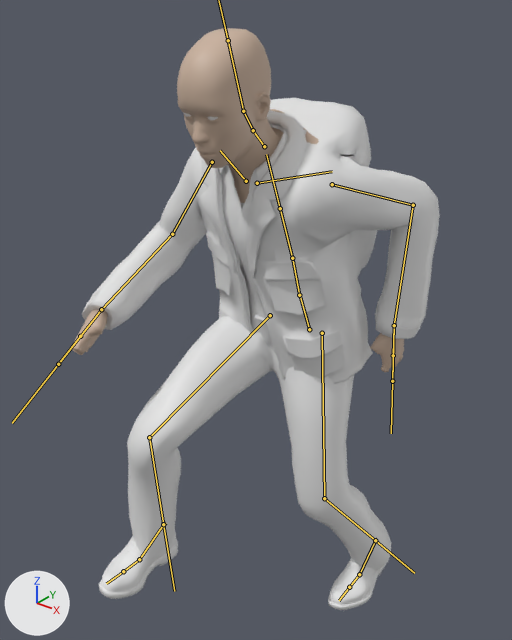
What one commit did to the FBX model Assets/blackwhite-side-scroller/hero.fbx.
Rendered twice from a 50 mm camera at (1.002, -1.393, 1.75) aimed at (-0.04, -0.09, 0.943). The lights are fixed; the arrows at lower left show +X, +Y and +Z. Both versions are drawn at frame 6 of the action 'metarig|ClimbVeryLow'; the numbers are the values there. The bones that bend it are drawn over the model as lines.

Objects in the first picture: 'makehuman_character-base'.
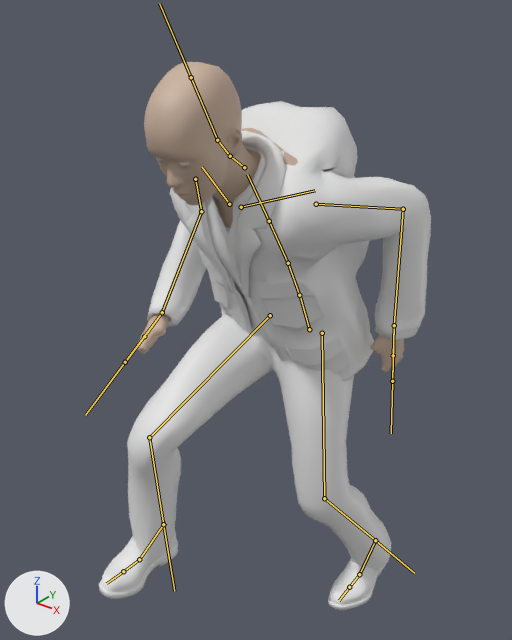
What differs and where, as boxes [x1, y1, x2, y2] in the pictures (512 x 640 px):
'makehuman_character-base', posed (10% narrower): before [72, 28, 440, 610]; after [99, 62, 431, 610]
bone 'spine.001', root to tip: before (299, 295) to (292, 258); after (299, 295) to (288, 263)
bone 'upper_arm.L', root to tip: before (332, 184) to (413, 205); after (316, 204) to (403, 209)
bone 'upper_arm.R', root to tip: before (212, 162) to (172, 234); after (195, 179) to (201, 211)
bone 'forearm.R', root to tip: before (172, 234) to (101, 309); after (201, 211) to (162, 312)
bone 'hand.R', root to tip: before (101, 309) to (80, 336); after (162, 312) to (144, 336)

What changed in the scene script:
```text
Change bone_spine_001:
    where bone_spine_001 = bpy.data.objects['metarig'].pose.bones['spine.001']  # child of 'spine'
    bone_spine_001.rotation_quaternion: (1.0, 0.012, 0.0, 0.0) -> (0.995, 0.1, 0.0, 0.0)  # degrees (1, 0, 0) -> degrees (12, 0, 0)
Change bone_upper_arm_l:
    where bone_upper_arm_l = bpy.data.objects['metarig'].pose.bones['upper_arm.L']  # child of 'shoulder.L'
    bone_upper_arm_l.rotation_quaternion: (0.905, -0.385, 0.115, -0.141) -> (0.909, -0.375, 0.114, -0.143)  # degrees (-47, 6, -20) -> degrees (-46, 6, -20)
Change bone_hand_l:
    where bone_hand_l = bpy.data.objects['metarig'].pose.bones['hand.L']  # child of 'forearm.L'
    bone_hand_l.rotation_quaternion: (0.981, -0.177, -0.082, 0.009) -> (0.99, -0.101, -0.086, 0.049)  # degrees (-21, -9, 3) -> degrees (-12, -9, 7)
Change bone_upper_arm_r:
    where bone_upper_arm_r = bpy.data.objects['metarig'].pose.bones['upper_arm.R']  # child of 'shoulder.R'
    bone_upper_arm_r.rotation_quaternion: (0.98, 0.194, -0.025, 0.031) -> (0.985, -0.131, -0.07, 0.093)  # degrees (22, -4, 3) -> degrees (-16, -6, 12)
Change bone_forearm_r:
    where bone_forearm_r = bpy.data.objects['metarig'].pose.bones['forearm.R']  # child of 'upper_arm.R'
    bone_forearm_r.rotation_quaternion: (0.962, 0.272, -0.002, 0.032) -> (0.879, 0.466, 0.014, 0.099)  # degrees (32, -1, 3) -> degrees (56, -4, 11)
Change bone_hand_r:
    where bone_hand_r = bpy.data.objects['metarig'].pose.bones['hand.R']  # child of 'forearm.R'
    bone_hand_r.rotation_quaternion: (0.978, -0.195, 0.042, 0.067) -> (0.99, -0.06, -0.073, -0.109)  # degrees (-22, 6, 7) -> degrees (-6, -9, -12)
```
